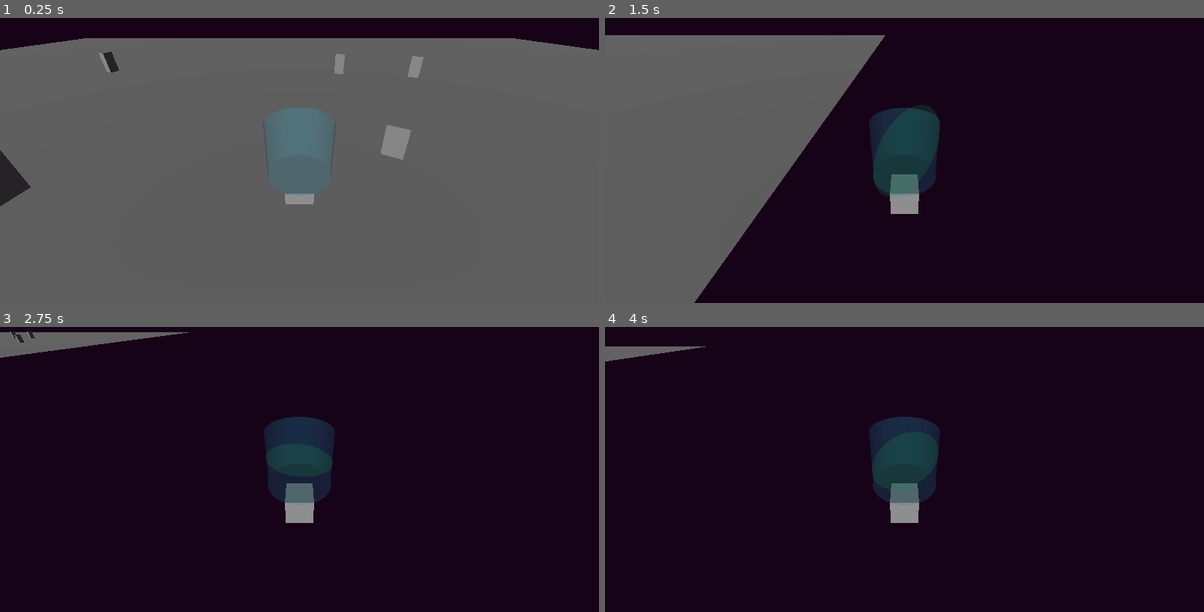
Above: before the commit, frames 1-4 (two rows, left to right).
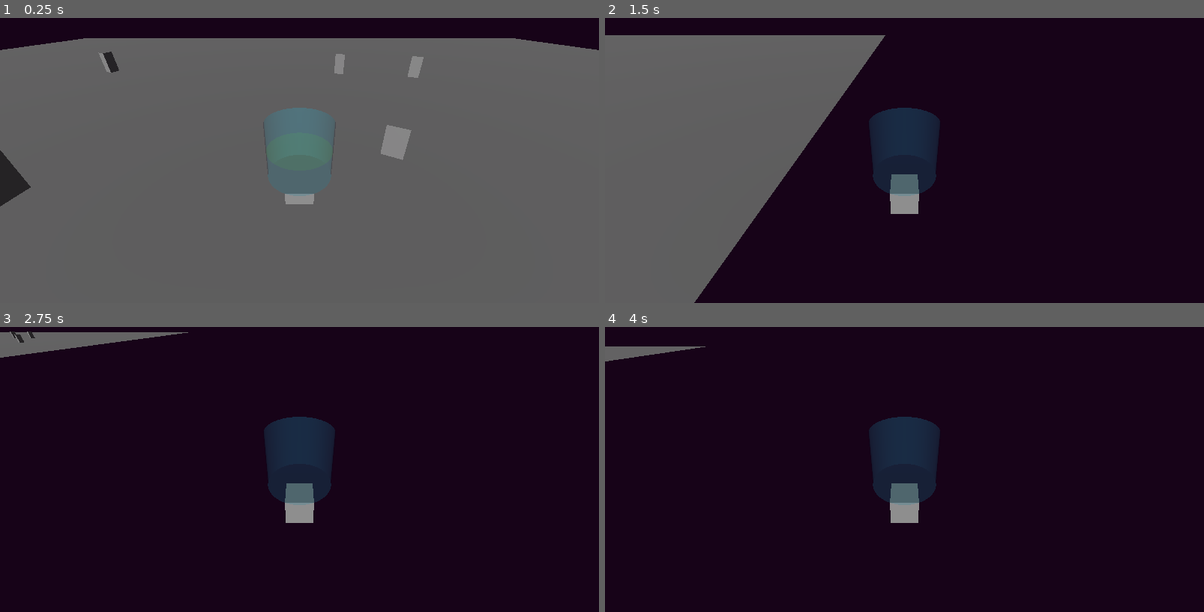
Above: after the commit, the same moments.

Repository: Wake1st/ShaderDemos
Game: Godot game, scene res://test_zone.tscn
The game is run twice, just before and just after one commit, with the same random seed, the same clock (stepped at 60 frames per second) and the same inputs.
Inputs:
- Up to frame 1 (0.25 s): no input
- Up to frame 2 (1.5 s): tap Enter at 0.5 s; hold Right (ui_right) 0.53-1.28 s; tap Space (do_something) at 0.6, 1.35 s; hold Down (ui_down) from 1.28 s (still down)
- Up to frame 3 (2.75 s): release Down (ui_down) at 2.03 s; hold Right (ui_right) from 2.03 s (still down); tap Space (do_something) at 2.1 s
- Up to frame 4 (4 s): release Right (ui_right) at 2.78 s; hold Up (ui_up) 2.78-3.53 s; tap Space (do_something) at 2.85, 3.6 s; hold Left (ui_left) from 3.53 s (still down)

The runs differ from the first frame. In frame 2, 0.1% of the frame differs, in the area x 44-56%, y 30-63%; in frame 3, less than 0.1%; in frame 4, less than 0.1%.

Commit message:
ass - Im gonna try a pendulum approach for the wobble

Diff:
--- a/kinematic_fluid/cup.gd
+++ b/kinematic_fluid/cup.gd
@@ -2,36 +2,70 @@
 
 #const Grav:float = 1.0
 @export_category("Fluid Mess")
-@export var damp:float = 0.0000001
+@export var coef:float = 0.00000001
 @export var mass:float = 0.00004
+@export var damp:float = 1
 
 @onready var fluid_mesh = $FluidMesh
 
-var prevPos:Vector3
-var prevVel:Vector3
-var prevAcc:Vector3
+var previousDisplacements:Array[Vector2]
+var previousAccelerations:Array[Vector2]
+
+var prevPosition:Vector3
+#var prevVel:Vector3
+#var prevAcc:Vector3
 
 
-func _ready():
-	prevPos = global_position
-	prevVel = Vector3.ZERO
-	prevAcc = Vector3.ZERO
-
-
-func _physics_process(delta):
-	if global_position != prevPos:
-		fluid_mesh.mesh.material.set_shader_parameter("delta", delta)
-
-		#var deltaPos:Vector3 = global_position - prevPos + prevVel*delta + prevAcc*delta*delta
-
-		var deltaPos:Vector3 = 2.4*(global_position - prevPos) - damp*prevVel - mass*prevAcc
-		var deltaVel:Vector3 = deltaPos/delta
-		var deltaAcc:Vector3 = deltaVel/delta
-
-		fluid_mesh.mesh.material.set_shader_parameter("deltaPos", Vector2(deltaPos.x,deltaPos.z))
-		#fluid_mesh.mesh.material.set_shader_parameter("deltaVel", Vector2(deltaVel.x,deltaVel.z))
-		#fluid_mesh.mesh.material.set_shader_parameter("deltaAcc", Vector2(deltaAcc.x,deltaAcc.z))
-
-		prevAcc += deltaAcc
-		prevVel += deltaVel
-		prevPos = global_position
+#func _ready():
+	#prevPosition = global_position
+	##prevVel = Vector3.ZERO
+	##prevAcc = Vector3.ZERO
+#
+#
+#func _physics_process(_delta):
+	##fluid_mesh.mesh.material.set_shader_parameter("delta", delta)
+	#
+	##var deltaPos:Vector3 = global_position - prevPosition + prevVel*delta + prevAcc*delta*delta
+	#
+	##var deltaPos:Vector3 = 2.4*(global_position - prevPosition) - damp*prevVel - mass*prevAcc
+	##var deltaVel:Vector3 = deltaPos/delta
+	##var deltaAcc:Vector3 = deltaVel/delta
+	#
+	#var currentDisplacement3D:Vector3 = global_position - prevPosition
+	#var currentDisplacement:Vector2 = Vector2(currentDisplacement3D.x,currentDisplacement3D.z)
+	#var netDisplacement:Vector2 = calculate_net_displacement(currentDisplacement)
+	#
+	#fluid_mesh.mesh.material.set_shader_parameter("disp", netDisplacement)
+	##fluid_mesh.mesh.material.set_shader_parameter("deltaVel", Vector2(deltaVel.x,deltaVel.z))
+	##fluid_mesh.mesh.material.set_shader_parameter("deltaAcc", Vector2(deltaAcc.x,deltaAcc.z))
+	#
+	#prevPosition = global_position
+	#previousDisplacements.push_front(currentDisplacement)
+	#previousAccelerations.push_front(get_acceleration(currentDisplacement))
+	#
+	##prevAcc += deltaAcc
+	##prevVel += deltaVel
+	#
+	## we don't want the array to get too large
+	#if previousDisplacements.size() > 600:
+		#previousDisplacements.pop_back()
+		#previousAccelerations.pop_back()
+#
+#
+#func calculate_net_displacement(newDisplacement:Vector2) -> Vector2:
+	#var netDisplacement:Vector2 = newDisplacement
+	#
+	#for acc in previousAccelerations:
+		## apply the spring dampening equation
+		#var disp = get_displacement(acc)
+		#netDisplacement += disp * damp
+	#
+	#return netDisplacement
+#
+#
+#func get_acceleration(displacement:Vector2) -> Vector2:
+	#return -coef/mass * displacement
+#
+#
+#func get_displacement(acceleration:Vector2) -> Vector2:
+	#return mass/coef * acceleration
--- a/kinematic_fluid/cup.tscn
+++ b/kinematic_fluid/cup.tscn
@@ -1,8 +1,8 @@
-[gd_scene load_steps=7 format=3 uid="uid://bxrw6qvfxumrk"]
+[gd_scene load_steps=9 format=3 uid="uid://bxrw6qvfxumrk"]
 
 [ext_resource type="Script" path="res://kinematic_fluid/cup.gd" id="1_d42vv"]
 [ext_resource type="Material" uid="uid://mn8ssf4l77kv" path="res://kinematic_fluid/cup_material.tres" id="1_wf6my"]
-[ext_resource type="Shader" path="res://kinematic_fluid/kinematic_fluid.gdshader" id="2_3n3sy"]
+[ext_resource type="Script" path="res://kinematic_fluid/fluid_body.gd" id="3_pnrgj"]
 
 [sub_resource type="CylinderMesh" id="CylinderMesh_v67jf"]
 material = ExtResource("1_wf6my")
@@ -11,19 +11,21 @@
 bottom_radius = 1.1
 cap_top = false
 
-[sub_resource type="ShaderMaterial" id="ShaderMaterial_h10bw"]
-render_priority = 0
-shader = ExtResource("2_3n3sy")
-shader_parameter/delta = 0.0
-shader_parameter/deltaPos = Vector2(0, 0)
-shader_parameter/deltaVel = Vector2(0, 0)
-shader_parameter/deltaAcc = Vector2(0, 0)
+[sub_resource type="StandardMaterial3D" id="StandardMaterial3D_dlfqf"]
+transparency = 1
+albedo_color = Color(0.501961, 1, 0.184314, 0.152941)
 
 [sub_resource type="CylinderMesh" id="CylinderMesh_3q05h"]
-material = SubResource("ShaderMaterial_h10bw")
+material = SubResource("StandardMaterial3D_dlfqf")
 top_radius = 1.0
 bottom_radius = 0.999
 height = 0.001
+
+[sub_resource type="PhysicsMaterial" id="PhysicsMaterial_cgv82"]
+friction = 0.1
+
+[sub_resource type="CylinderShape3D" id="CylinderShape3D_cptpg"]
+radius = 1.1
 
 [node name="Cup" type="Node3D"]
 script = ExtResource("1_d42vv")
@@ -33,4 +35,25 @@
 
 [node name="FluidMesh" type="MeshInstance3D" parent="."]
 transform = Transform3D(1.09093, 0, 0, 0, 1, 0, 0, 0, 1.1, 0, 0, 0)
+visible = false
 mesh = SubResource("CylinderMesh_3q05h")
+
+[node name="FluidBody" type="RigidBody3D" parent="."]
+mass = 0.23
+physics_material_override = SubResource("PhysicsMaterial_cgv82")
+gravity_scale = 0.0
+inertia = Vector3(0, 500, 0)
+can_sleep = false
+freeze_mode = 1
+script = ExtResource("3_pnrgj")
+
+[node name="FluidCollision" type="CollisionShape3D" parent="FluidBody"]
+shape = SubResource("CylinderShape3D_cptpg")
+
+[node name="PhysicsFluidMesh" type="MeshInstance3D" parent="FluidBody"]
+transform = Transform3D(1.09093, 0, 0, 0, 1, 0, 0, 0, 1.1, 0, 0, 0)
+mesh = SubResource("CylinderMesh_3q05h")
+skeleton = NodePath("../..")
+
+[node name="ConeTwistJoint3D" type="ConeTwistJoint3D" parent="."]
+node_a = NodePath("../FluidBody")
--- /dev/null
+++ b/kinematic_fluid/fluid_body.gd
@@ -0,0 +1,14 @@
+extends RigidBody3D
+
+
+var prevPosition:Vector3
+
+
+func _ready():
+	prevPosition = global_position
+
+
+func _physics_process(delta):
+	var torque = Vector3.UP.cross(global_position - prevPosition)
+	apply_torque(torque)
+	prevPosition = global_position
--- a/kinematic_fluid/kinematic_fluid.gdshader
+++ b/kinematic_fluid/kinematic_fluid.gdshader
@@ -1,26 +1,14 @@
 shader_type spatial;
 render_mode wireframe;
 
-const float angleFreq = 0.01;
-const float dampRatio = 0.02;
-const float velCoeff = 2.0*dampRatio*angleFreq;
-const float disCoeff = angleFreq*angleFreq;
-
 const vec2 origin = vec2(0.0,0.0);
 
-uniform float delta = 0.0;
-uniform vec2 deltaPos = vec2(0.0,0.0);
-uniform vec2 deltaVel = vec2(0.0,0.0);
-uniform vec2 deltaAcc = vec2(0.0,0.0);
+uniform vec2 disp = vec2(0.0,0.0);
 
 void vertex() {
-	//	check out Driven Harmonic Oscillators (https://en.wikipedia.org/wiki/Harmonic_oscillator#:~:text=.-,Driven%20harmonic%20oscillators,-%5Bedit%5D)
-	//float spring_disp = 1.0/(1.0/(delta*delta) + velCoeff/delta + disCoeff);
-	//float spring_disp = -VERTEX.y * delta*delta/(disCoeff) * (1.0 + velCoeff*delta);
+	float magnitude = distance(disp,origin);
 
-	float magnitude = distance(deltaPos,origin);
-
-	vec2 unitDisp = normalize(deltaPos);
+	vec2 unitDisp = normalize(disp);
 	vec2 unitVert = vec2(VERTEX.x,VERTEX.z);
 	float closeness = dot(unitDisp,unitVert);
 
